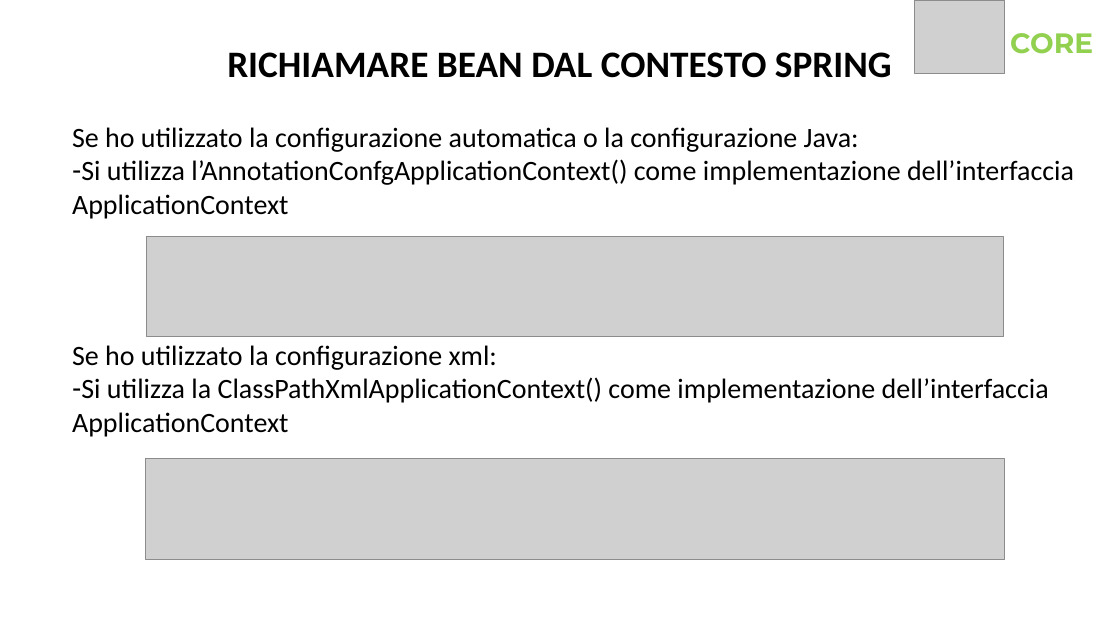
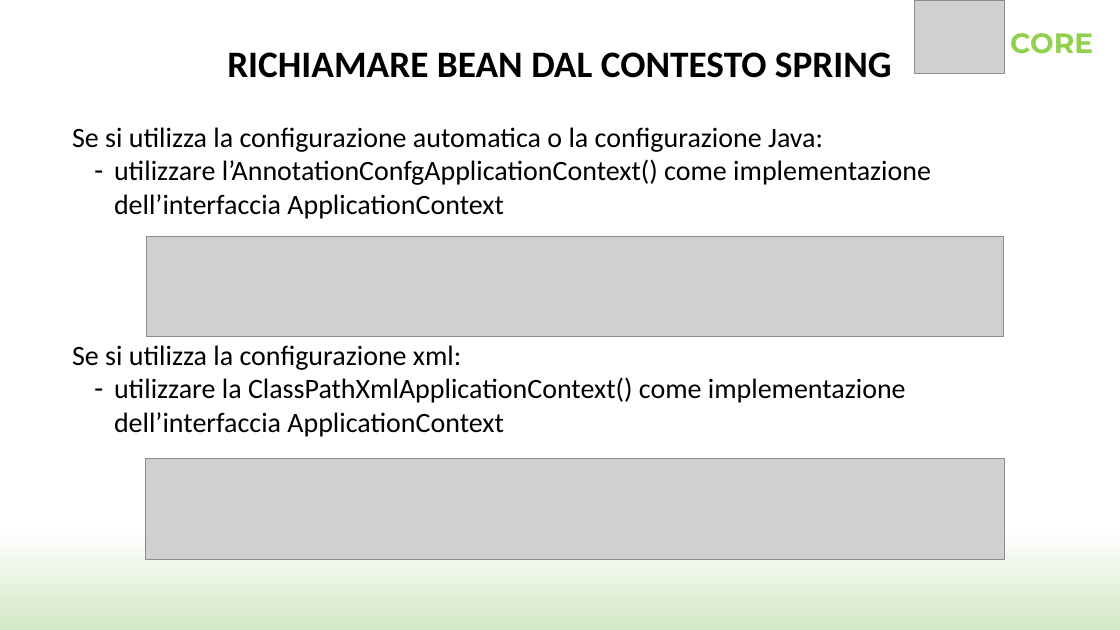
Before and after one commit to SimoneCas/java, a slide deck: slide 19 of SpringSample/Spring.pptx (slide 22 before the commit). Drawn at 1120x630 pixels with LibreOffice and Linux fonts; fonts in the diff are those of the drawing; grey boxes stand for pictures; background and template pictures are left out. Boxes give left, top, right and bottom in pixels: in the first picture for what was removed or moved away, otherwise in the second. Text is boxed around its words. In the diff, an @@ line names an element or a change of style, - is before the commit and + after.

```diff
--- a/SpringSample/Spring.pptx
+++ b/SpringSample/Spring.pptx
@@ background #FFFFFF to gradient #FFFFFF to #D4E8C6 @@
@@ text at bbox=[72, 127, 931, 219]: text changed @@
-Se ho utilizzato la configurazione automatica o la configurazione Java:
-– Si utilizza l’AnnotationConfgApplicationContext() come implementazione dell’interfaccia ApplicationContext
+Se si utilizza la configurazione automatica o la configurazione Java:
+  – utilizzare l’AnnotationConfgApplicationContext() come implementazione dell’interfaccia ApplicationContext
@@ text at bbox=[72, 345, 906, 437]: text changed @@
-Se ho utilizzato la configurazione xml:
-– Si utilizza la ClassPathXmlApplicationContext() come implementazione dell’interfaccia ApplicationContext
+Se si utilizza la configurazione xml:
+  – utilizzare la ClassPathXmlApplicationContext() come implementazione dell’interfaccia ApplicationContext
```
Also in this commit, not shown: 24 other slides changed, 33 slides added, 11 slides removed.
